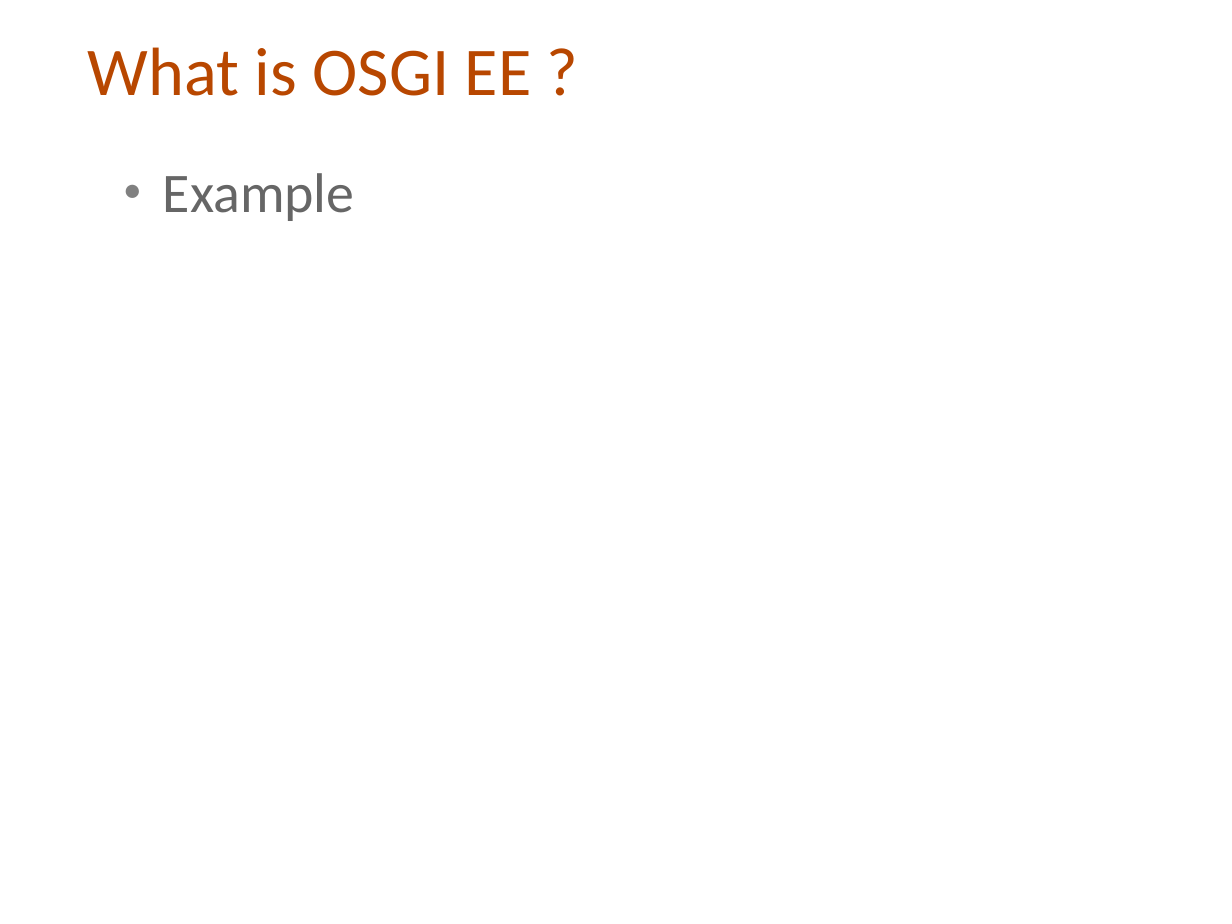
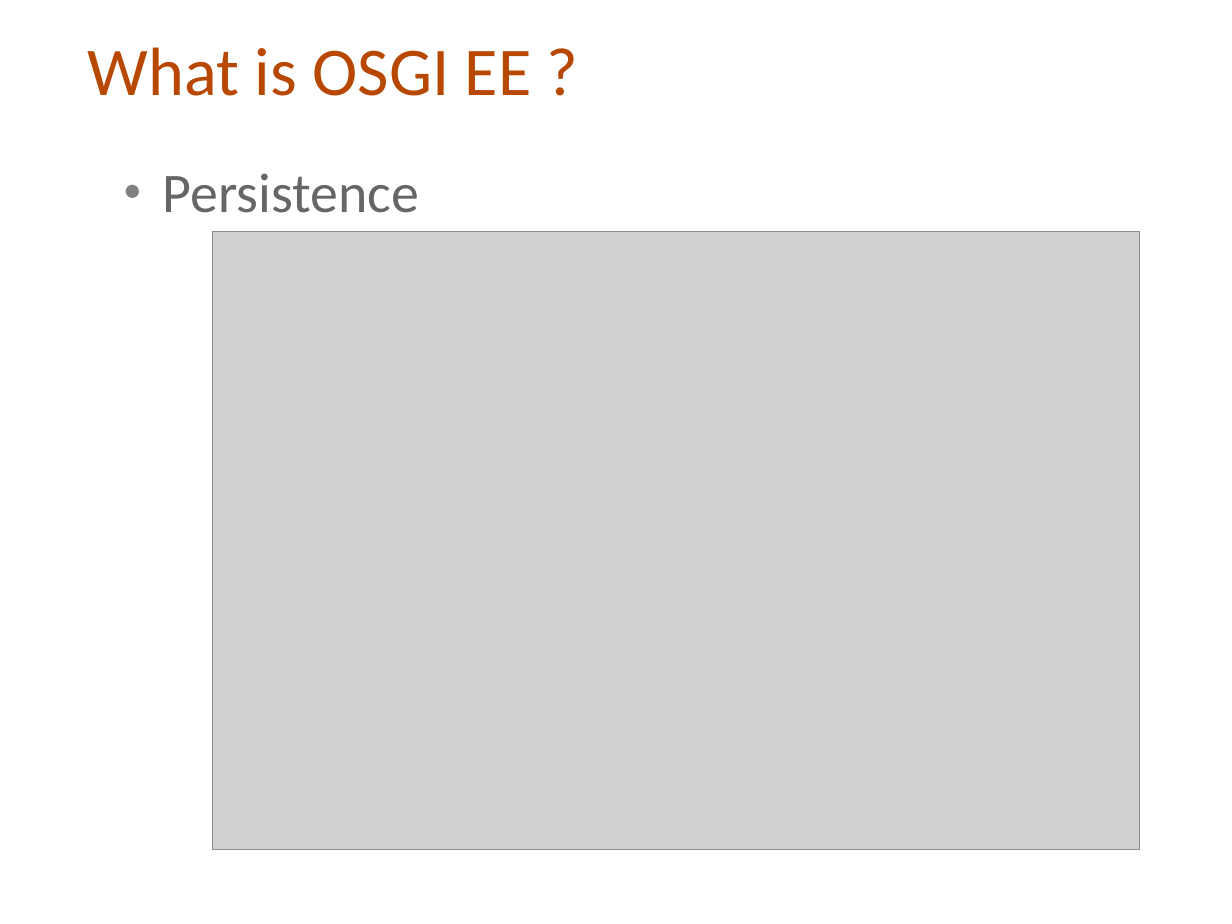
Before and after one commit to cmoulliard/apachecon-2012, a slide deck: slide 30 of karaf-ee-apachecon_eu_2012.odp (slide 29 before the commit). Drawn at 1232x924 pixels with LibreOffice and Linux fonts; fonts in the diff are those of the drawing; grey boxes stand for pictures; background and template pictures are left out. Boxes give left, top, right and bottom in pixels: in the first picture for what was removed or moved away, otherwise in the second. Text is boxed around its words. In the diff, an @@ line names an element or a change of style, - is before the commit and + after.

```diff
--- a/karaf-ee-apachecon_eu_2012.odp
+++ b/karaf-ee-apachecon_eu_2012.odp
@@ text at <box>163,173,419,213</box>: text changed @@
-● Example
+● Persistence
@@ picture added at <box>212,231,1140,850</box> @@
```
Also in this commit, not shown: 10 other slides changed, 9 slides added, 3 slides removed, 5 other files.
